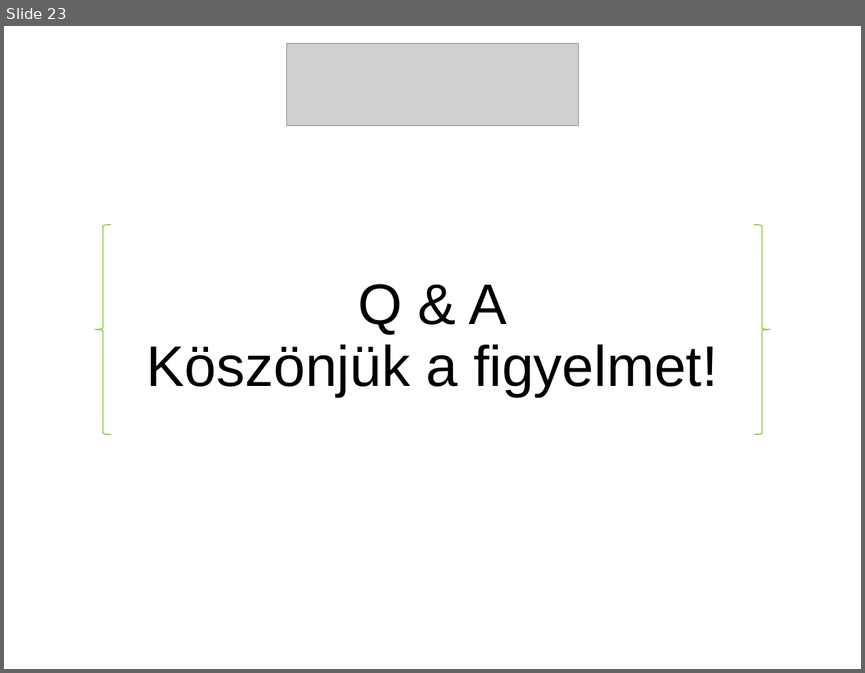
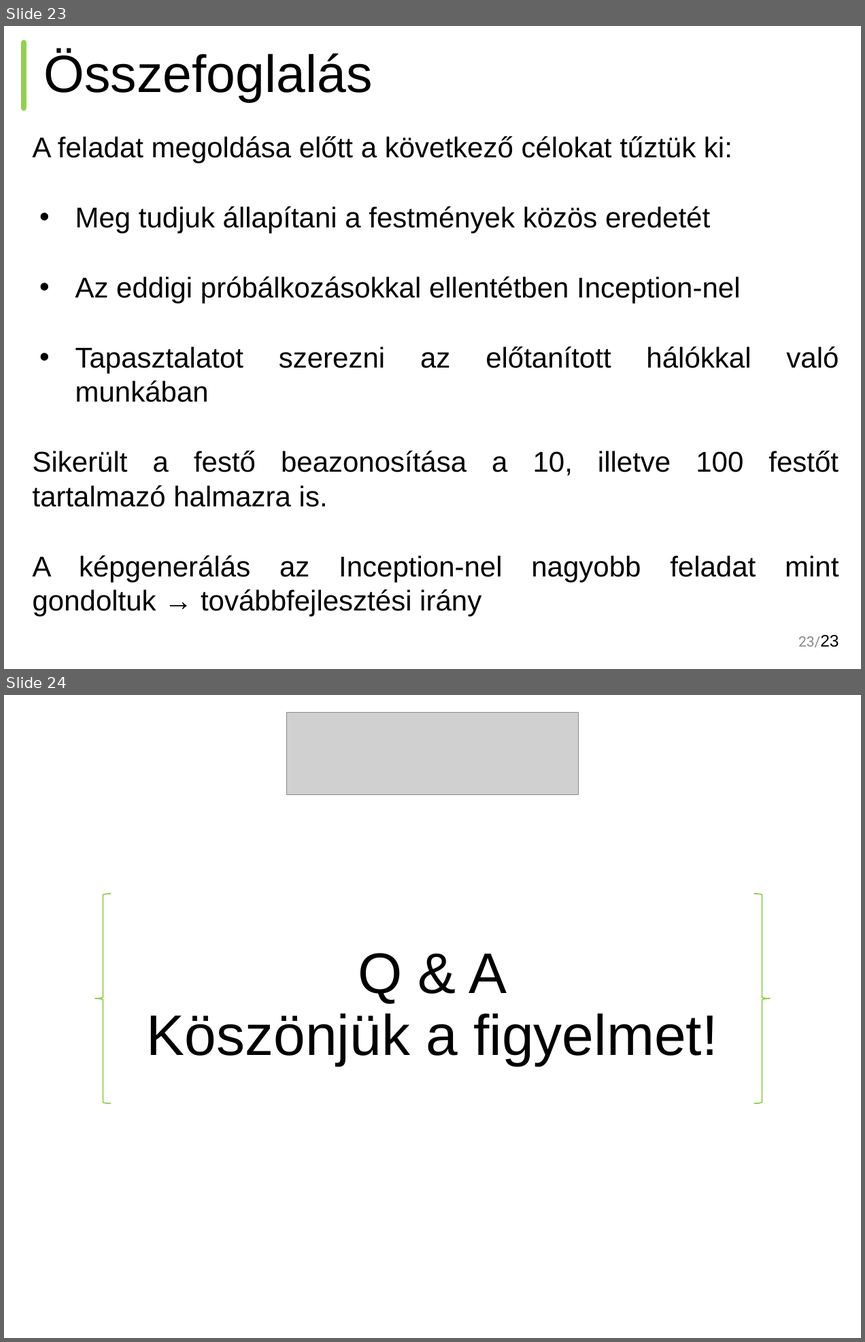
Before and after one commit to BME-SmartLab-Education/vitmav45-2016-train-validate-test-repeat, a slide deck: train-validate-test-repeat-vitmav45-nagy-hazi-beszamolo.pptx.pptx. Shown one above the other, each under a label of ours: slide 23 before the commit, slides 23 and 24 after it. The pictures are 865x673 and 865x1342 pixels, drawn with LibreOffice and Linux fonts; fonts in the diff are those of the drawing; grey boxes stand for pictures. Boxes give left, top, right and bottom in pixels: in the first picture for what was removed or moved away, otherwise in the second. Text is boxed around its words. In the diff, an @@ line names an element or a change of style, - is before the commit and + after.

```diff
--- a/train-validate-test-repeat-vitmav45-nagy-hazi-beszamolo.pptx.pptx
+++ b/train-validate-test-repeat-vitmav45-nagy-hazi-beszamolo.pptx.pptx
@@ slide 23 added at <box>4,26,861,669</box>, background #FFFFFF @@
@@ line added from (24, 42) to (24, 108), #92D050 4.5 pt @@
@@ title added at <box>44,50,373,102</box>, 44 pt, text #000000 @@
+Összefoglalás
@@ text added at <box>33,136,838,582</box>, 24 pt, text #000000 @@
+A feladat megoldása előtt a következő célokat tűztük ki:
+• Meg tudjuk állapítani a festmények közös eredetét
+• Az eddigi próbálkozásokkal ellentétben Inception-nel
+• Tapasztalatot szerezni az előtanított hálókkal való munkában
+Sikerült a festő beazonosítása a 10, illetve 100 festőt tartalmazó halmazra is.
+A képgenerálás az Inception-nel nagyobb feladat mint gondoltuk → továbbfejlesztési irány
@@ page number added at <box>798,635,838,647</box>, 12 pt, text #888888 @@
+23/23
@@ what was slide 23 is now slide 24 @@
```
Also in this commit, not shown: 16 slides changed, 4 other slides added, 4 slides removed.
